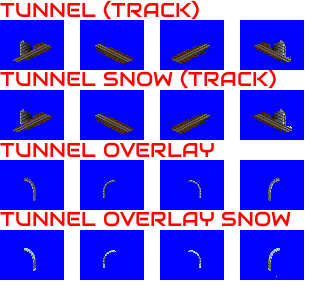
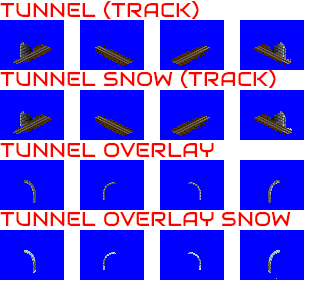
Layers edited between the first and the second 320px x 300px image:
renamed "TUNNEL SNOW (TRACK)" to "MTRO", hid it, moved it above "FEVE", painted on it over [0, 40, 292, 279]
removed layer "TUNNEL OVERLAY" over [0, 142, 214, 158]
removed layer "TUNNEL OVERLAY SNOW" over [0, 211, 291, 227]
painted on "FEVE" over [0, 40, 292, 279]
hid "ELRL" over [0, 40, 292, 279]
hid "RAIL" over [0, 40, 292, 279]
hid "RAVE", painted on it over [0, 40, 292, 279]
removed layer "TUNNEL (TRACK)" over [0, 0, 199, 20]
renamed "Capa pegada" to "Background", painted on it over [0, 0, 292, 279]
